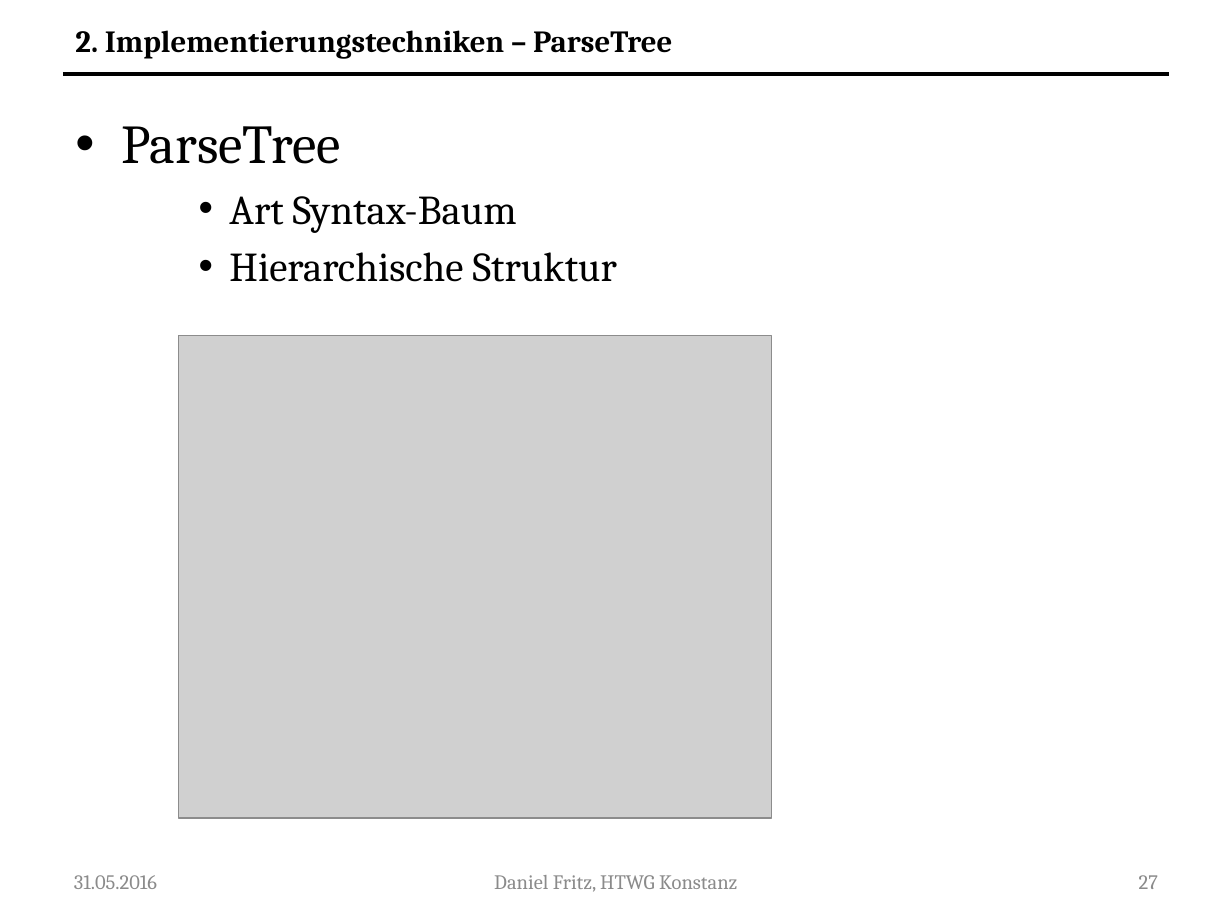
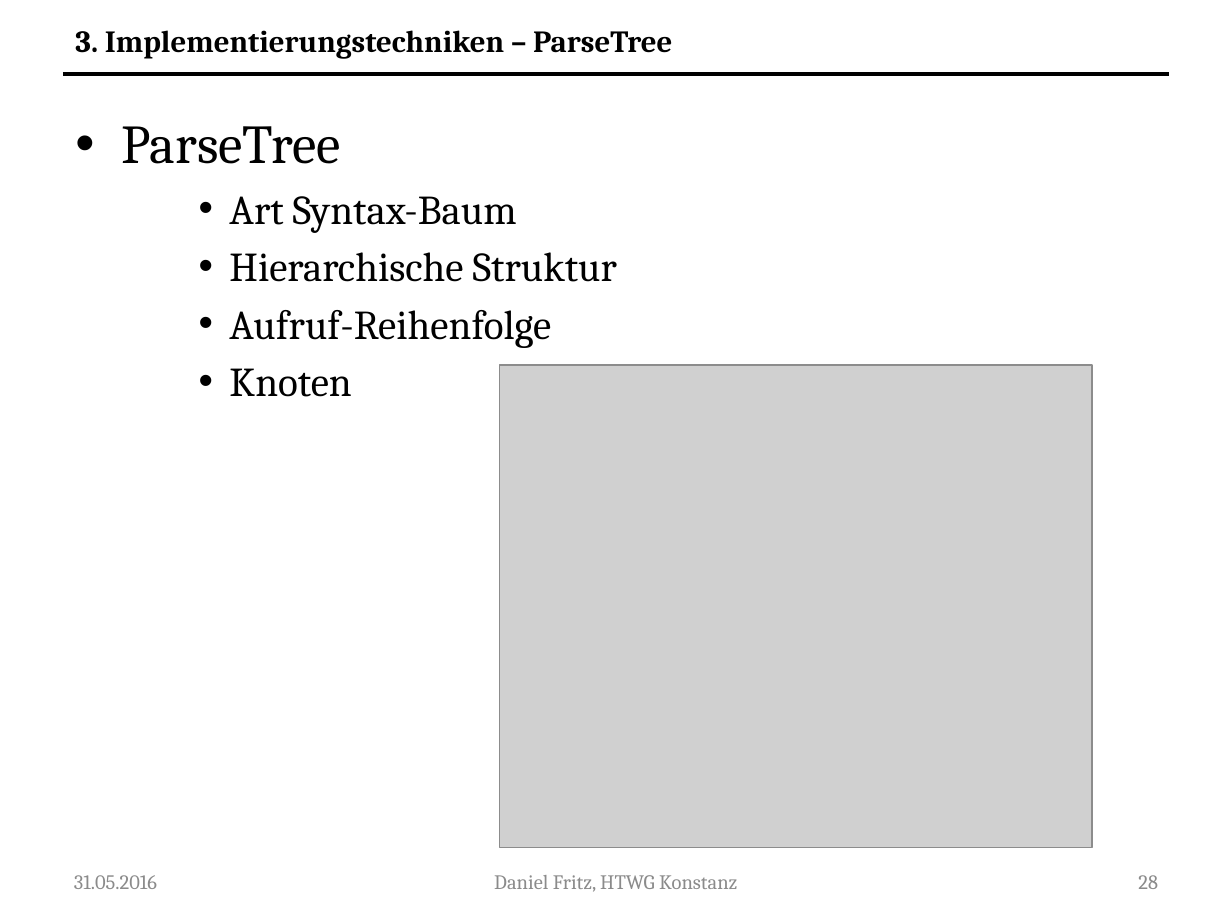
Before and after one commit to Guldenbart/MA, a slide deck: slide 28 of ppt/MA_neu.pptx (slide 27 before the commit). Drawn at 1232x924 pixels with LibreOffice and Linux fonts; fonts in the diff are those of the drawing; grey boxes stand for pictures. Boxes give left, top, right and bottom in pixels: in the first picture for what was removed or moved away, otherwise in the second. Text is boxed around its words. In the diff, an @@ line names an element or a change of style, - is before the commit and + after.

```diff
--- a/ppt/MA_neu.pptx
+++ b/ppt/MA_neu.pptx
@@ text at (x1=75, y1=30, x2=672, y2=59): text changed @@
-2. Implementierungstechniken – ParseTree
+3. Implementierungstechniken – ParseTree
@@ text at (x1=229, y1=310, x2=551, y2=397): paragraphs added @@
+    • Aufruf-Reihenfolge
+    • Knoten
@@ picture moved from (x1=179, y1=335, x2=771, y2=818) to (x1=500, y1=365, x2=1093, y2=848) @@
@@ page number at (x1=1138, y1=875, x2=1158, y2=889): text changed @@
-27
+28
```
Also in this commit, not shown: 31 other slides changed, 4 slides added.
